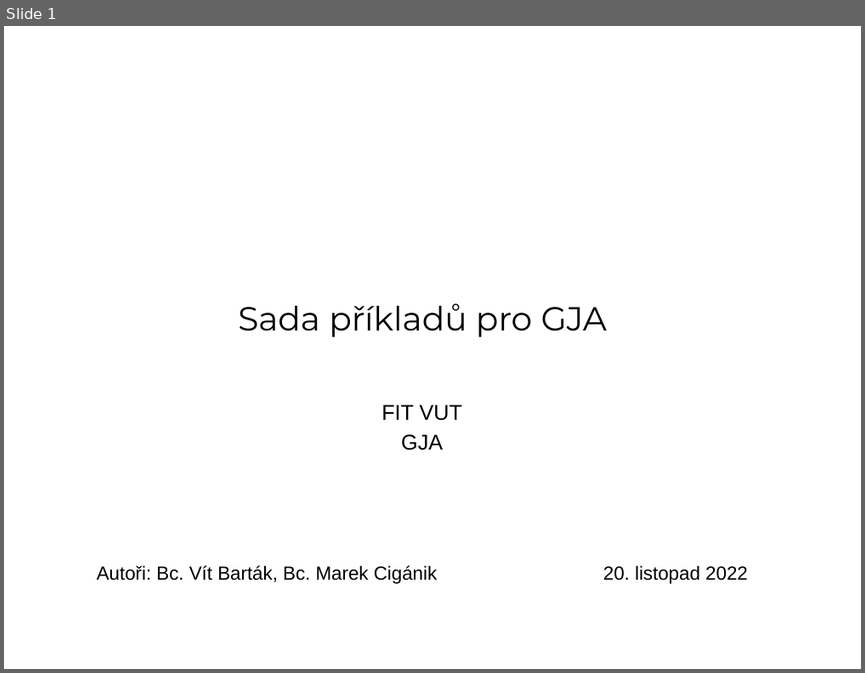
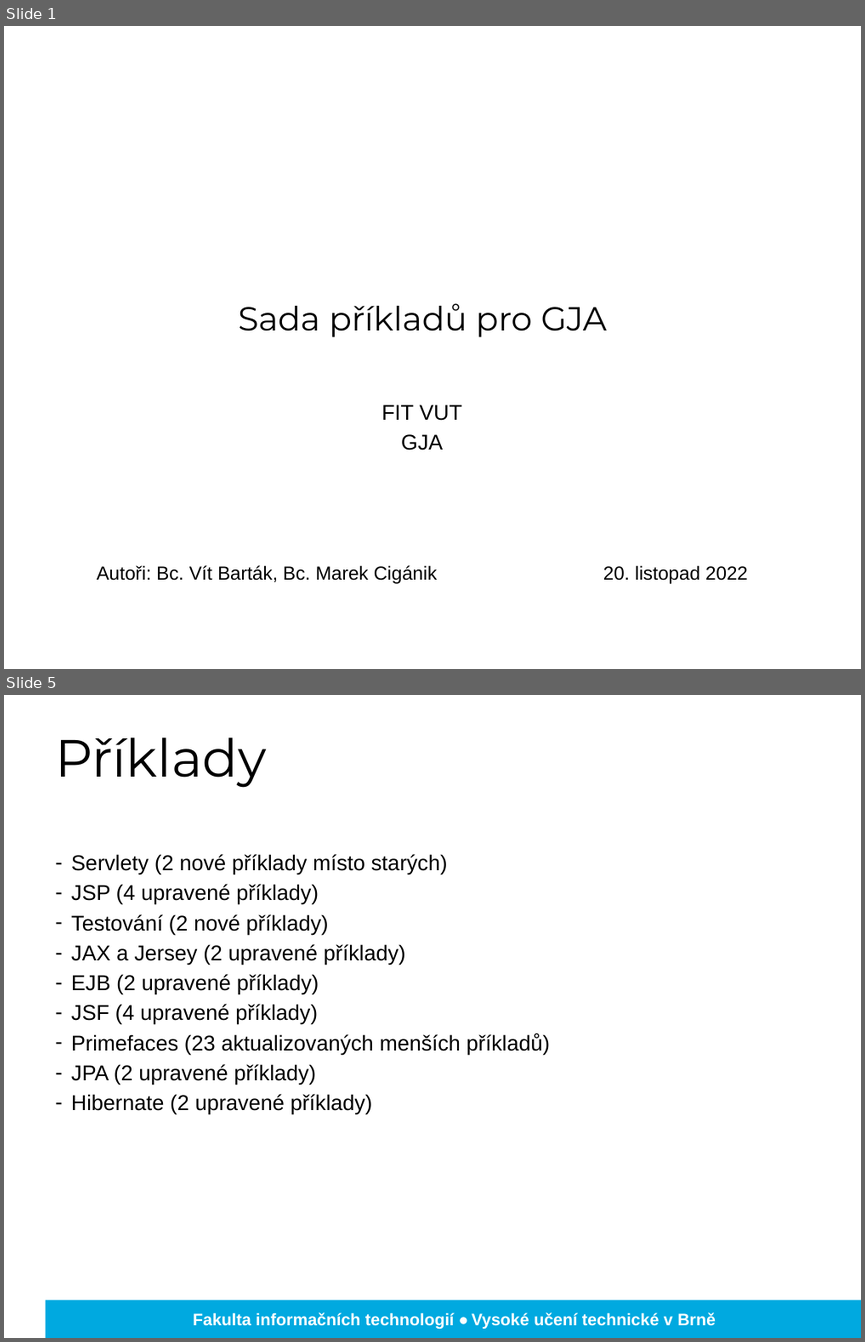
Before and after one commit to bartak-v/gja, a slide deck: xbarta47_xcigan09_gja_prezentace.pptx. Shown one above the other, each under a label of ours: slide 1 before the commit, slides 1 and 5 after it; the slides between them are not shown. The pictures are 865x673 and 865x1342 pixels, drawn with LibreOffice and Linux fonts; fonts in the diff are those of the drawing; background and template pictures are left out. Boxes give left, top, right and bottom in pixels: in the first picture for what was removed or moved away, otherwise in the second. Text is boxed around its words. In the diff, an @@ line names an element or a change of style, - is before the commit and + after.

```diff
--- a/xbarta47_xcigan09_gja_prezentace.pptx
+++ b/xbarta47_xcigan09_gja_prezentace.pptx
@@ slide 5 added at [4, 695, 861, 1338], background picture (left out) @@
@@ title added at [55, 737, 267, 788], 44 pt, text #000000 @@
+Příklady
@@ text added at [71, 854, 550, 1115], 18 pt, text #000000 @@
+– Servlety (2 nové příklady místo starých)
+– JSP (4 upravené příklady)
+– Testování (2 nové příklady)
+– JAX a Jersey (2 upravené příklady)
+– EJB (2 upravené příklady)
+– JSF (4 upravené příklady)
+– Primefaces (23 aktualizovaných menších příkladů)
+– JPA (2 upravené příklady)
+– Hibernate (2 upravené příklady)
@@ rectangle added at [45, 1300, 861, 1338], fill #00A9E0 @@
@@ text added at [193, 1312, 715, 1328], 14 pt, text #FFFFFF, bold @@
+Fakulta informačních technologií • Vysoké učení technické v Brně
```
Also in this commit, not shown: 4 other slides added, 1 slide removed.
